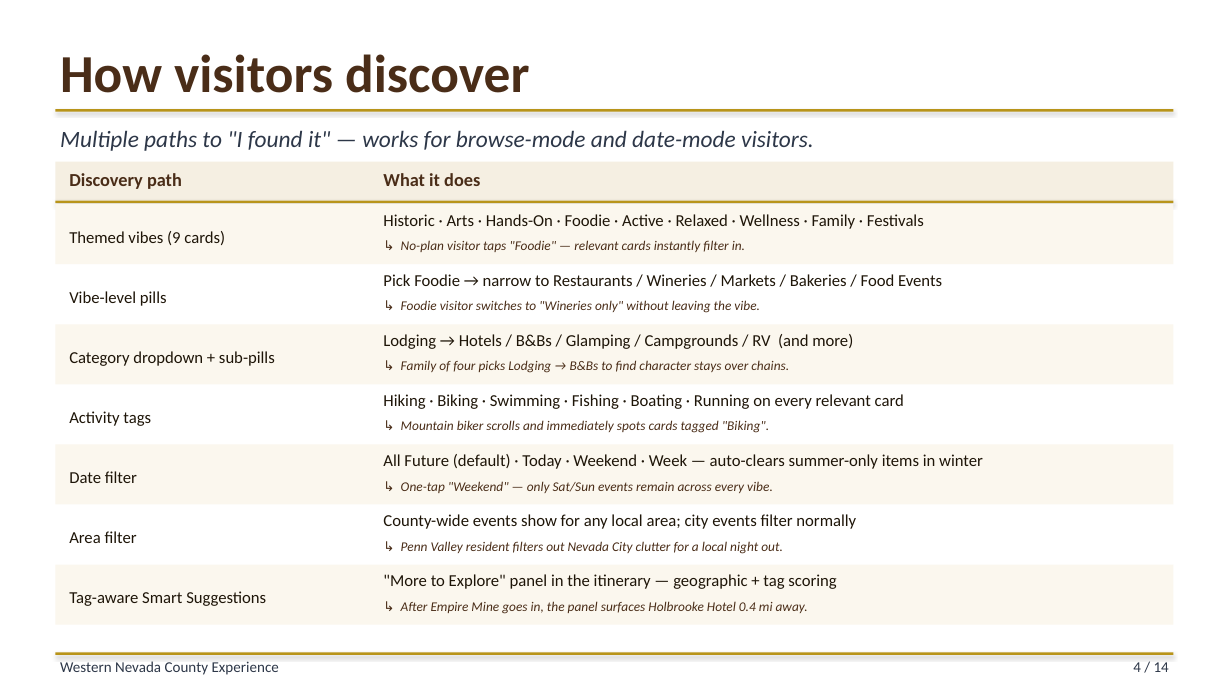
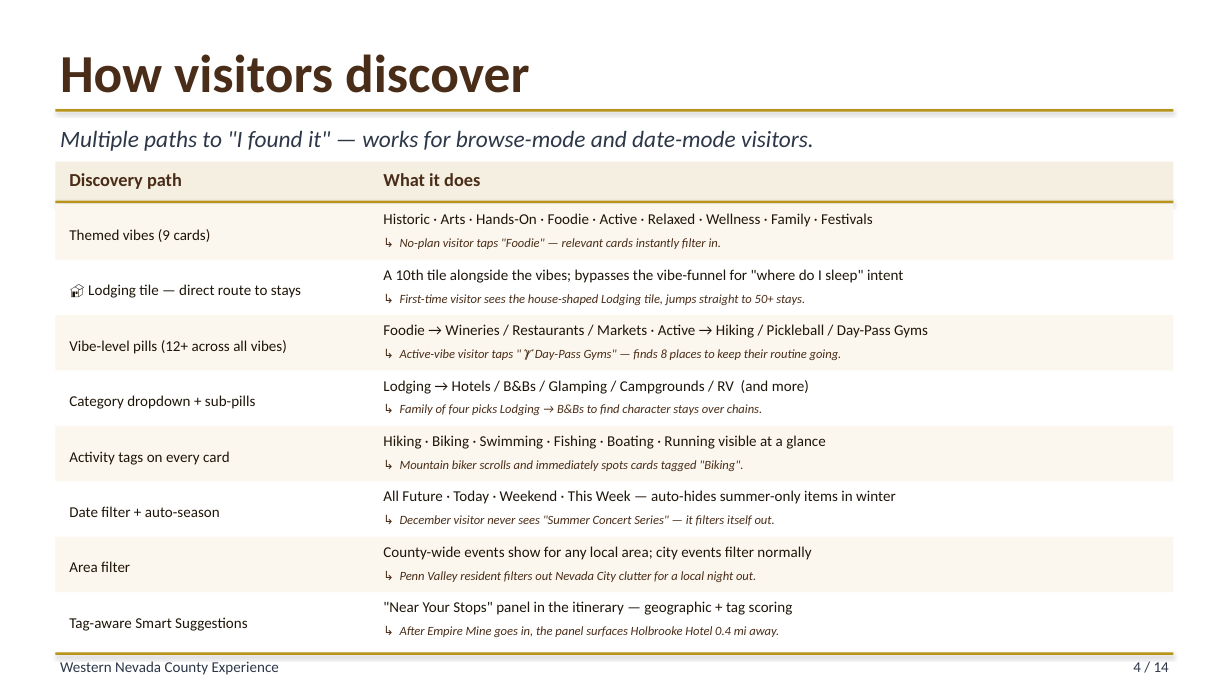
Before and after one commit to liammlrb-eng/nevada-county-experiences, a slide deck: slide 4 of demo_pitch.pptx. Drawn at 1232x693 pixels with LibreOffice and Linux fonts; fonts in the diff are those of the drawing. Boxes give left, top, right and bottom in pixels: in the first picture for what was removed or moved away, otherwise in the second. Text is boxed around its words. In the diff, an @@ line names an element or a change of style, - is before the commit and + after.

```diff
--- a/demo_pitch.pptx
+++ b/demo_pitch.pptx
@@ rectangle: place and size @@
-rectangle at box(55, 204, 1174, 264)
+rectangle at box(55, 204, 1174, 260)
@@ text at box(383, 269, 903, 283): text changed; size 13 to 11.7 pt @@
-Pick Foodie → narrow to Restaurants / Wineries / Markets / Bakeries / Food Events
+A 10th tile alongside the vibes; bypasses the vibe-funnel for "where do I sleep" intent
@@ text added at box(88, 284, 301, 298), 11.7 pt, text #1E1508 @@
+🏠 Lodging tile — direct route to stays
@@ text at box(400, 294, 805, 305): text changed; size 10.4 to 9.8 pt @@
-↳ Foodie visitor switches to "Wineries only" without leaving the vibe.
+↳ First-time visitor sees the house-shaped Lodging tile, jumps straight to 50+ stays.
@@ rectangle: place and size @@
-rectangle at box(55, 324, 1174, 384)
+rectangle at box(55, 315, 1174, 371)
@@ text added at box(383, 324, 928, 338), 11.7 pt, text #1E1508 @@
+Foodie → Wineries / Restaurants / Markets · Active → Hiking / Pickleball / Day-Pass Gyms
@@ text at box(69, 340, 287, 354): text changed; size 13 to 11.7 pt @@
-Vibe-level pills
+Vibe-level pills (12+ across all vibes)
@@ text added at box(400, 349, 842, 360), 9.8 pt, text #4A2D18, italic @@
+↳ Active-vibe visitor taps "🏋️ Day-Pass Gyms" — finds 8 places to keep their routine going.
@@ size 13 to 11.7 pt in 7 elements at box(383, 213, 873, 227), box(69, 229, 211, 242), box(69, 617, 247, 631), box(383, 546, 811, 560), box(69, 561, 130, 572), box(383, 380, 809, 394), box(69, 395, 255, 409) @@
@@ text "Category dropdown + sub-pills": place and size @@
-text "Category dropdown + sub-pills" at box(69, 351, 275, 366)
+text "Category dropdown + sub-pills" at box(69, 395, 255, 409)
@@ text "Lodging → Hotels / B&Bs ...": place and size @@
-text "Lodging → Hotels / B&Bs ..." at box(383, 334, 853, 349)
+text "Lodging → Hotels / B&Bs ..." at box(383, 380, 809, 394)
@@ size 10.4 to 9.8 pt in 5 elements at box(400, 238, 721, 249), box(400, 626, 779, 637), box(400, 571, 756, 582), box(400, 460, 743, 471), box(400, 404, 762, 415) @@
@@ text "↳ Family of four picks ...": place and size @@
-text "↳ Family of four picks ..." at box(401, 360, 789, 373)
+text "↳ Family of four picks ..." at box(400, 404, 762, 415)
@@ rectangle: place and size @@
-rectangle at box(55, 445, 1174, 505)
+rectangle at box(55, 426, 1174, 482)
@@ text at box(383, 435, 826, 449): text changed; size 13 to 11.7 pt @@
-Hiking · Biking · Swimming · Fishing · Boating · Running on every relevant card
+Hiking · Biking · Swimming · Fishing · Boating · Running visible at a glance
@@ text at box(69, 451, 229, 465): text changed; size 13 to 11.7 pt @@
-Activity tags
+Activity tags on every card
@@ text "↳ Mountain biker scrolls and ...": place and size @@
-text "↳ Mountain biker scrolls and ..." at box(401, 420, 769, 433)
+text "↳ Mountain biker scrolls and ..." at box(400, 460, 743, 471)
@@ text at box(69, 506, 220, 517): text changed; size 13 to 11.7 pt @@
-Date filter
+Date filter + auto-season
@@ text at box(383, 490, 896, 504): text changed; size 13 to 11.7 pt @@
-All Future (default) · Today · Weekend · Week — auto-clears summer-only items in winter
+All Future · Today · Weekend · This Week — auto-hides summer-only items in winter
@@ text removed at box(401, 481, 773, 493) @@
-↳ One-tap "Weekend" — only Sat/Sun events remain across every vibe.
@@ rectangle: place and size @@
-rectangle at box(55, 565, 1174, 625)
+rectangle at box(55, 537, 1174, 592)
@@ text added at box(400, 515, 775, 526), 9.8 pt, text #4A2D18, italic @@
+↳ December visitor never sees "Summer Concert Series" — it filters itself out.
@@ text "Area filter": place and size @@
-text "Area filter" at box(69, 531, 137, 543)
+text "Area filter" at box(69, 561, 130, 572)
@@ text "↳ Penn Valley resident filters ...": place and size @@
-text "↳ Penn Valley resident filters ..." at box(401, 541, 783, 554)
+text "↳ Penn Valley resident filters ..." at box(400, 571, 756, 582)
@@ text "County-wide events show for any ...": place and size @@
-text "County-wide events show for any ..." at box(383, 514, 856, 529)
+text "County-wide events show for any ..." at box(383, 546, 811, 560)
@@ text "Tag-aware Smart Suggestions": place and size @@
-text "Tag-aware Smart Suggestions" at box(69, 591, 266, 606)
+text "Tag-aware Smart Suggestions" at box(69, 617, 247, 631)
@@ text "↳ After Empire Mine goes ...": place and size @@
-text "↳ After Empire Mine goes ..." at box(401, 601, 808, 614)
+text "↳ After Empire Mine goes ..." at box(400, 626, 779, 637)
@@ text at box(383, 601, 793, 615): text changed; size 13 to 11.7 pt @@
-"More to Explore" panel in the itinerary — geographic + tag scoring
+"Near Your Stops" panel in the itinerary — geographic + tag scoring
```
Also in this commit, not shown: 2 other slides changed, 2 other files.
